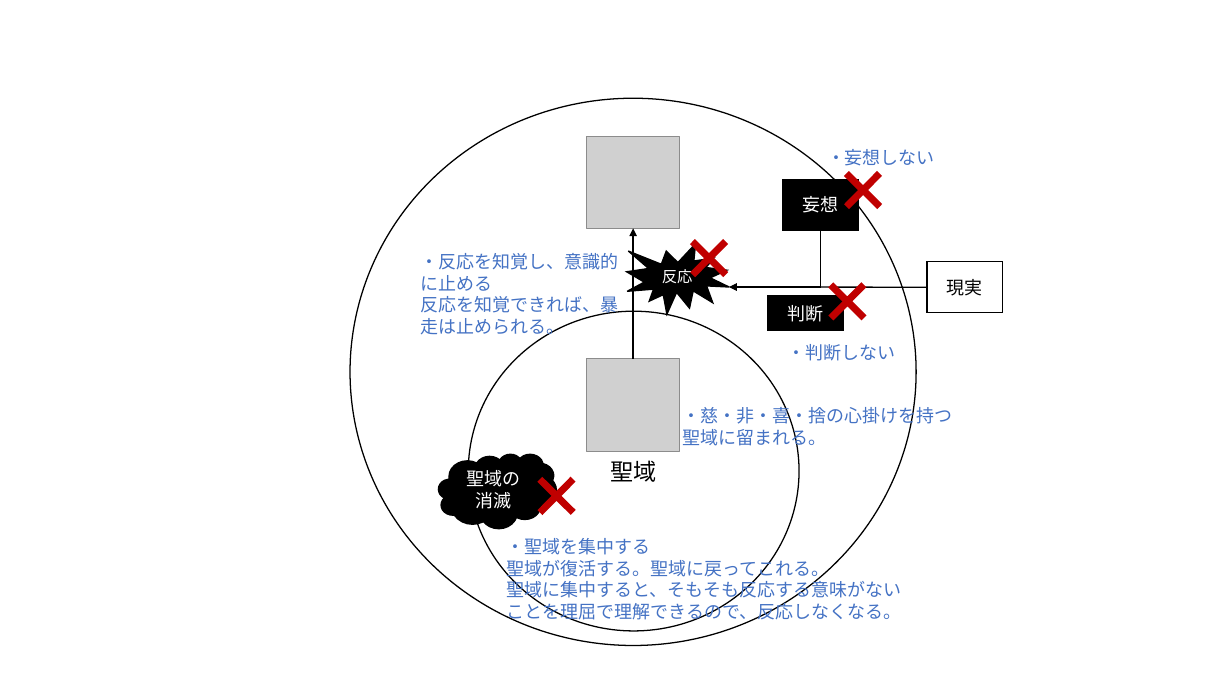
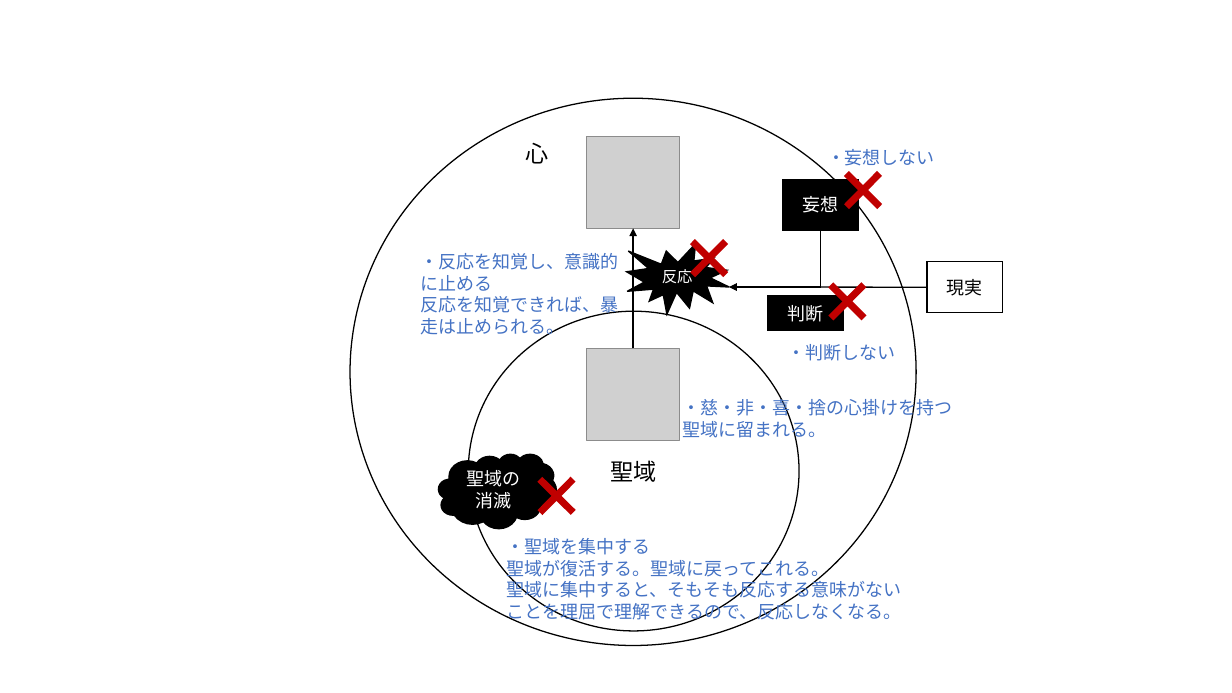
Before and after one commit to sasachichito/memos, a slide deck: slide 1 of 限りある時間の使い方.pptx. Drawn at 1232x693 pixels with LibreOffice and Linux fonts; fonts in the diff are those of the drawing; grey boxes stand for pictures. Boxes give left, top, right and bottom in pixels: in the first picture for what was removed or moved away, otherwise in the second. Text is boxed around its words. In the diff, an @@ line names an element or a change of style, - is before the commit and + after.

```diff
--- a/限りある時間の使い方.pptx
+++ b/限りある時間の使い方.pptx
@@ text added at [525, 143, 548, 164], 18 pt, text #000000 @@
+心
@@ arrow moved from (633, 359) - (633, 228) to (633, 348) - (633, 228) @@
@@ picture: place and size @@
-picture at [587, 359, 679, 451]
+picture at [587, 348, 679, 441]
@@ text "・慈・非・喜・捨の心掛けを持つ": place and size @@
-text "・慈・非・喜・捨の心掛けを持つ" at [682, 404, 952, 449]
+text "・慈・非・喜・捨の心掛けを持つ" at [682, 396, 952, 441]
```
Also in this commit, not shown: 1 other file.
